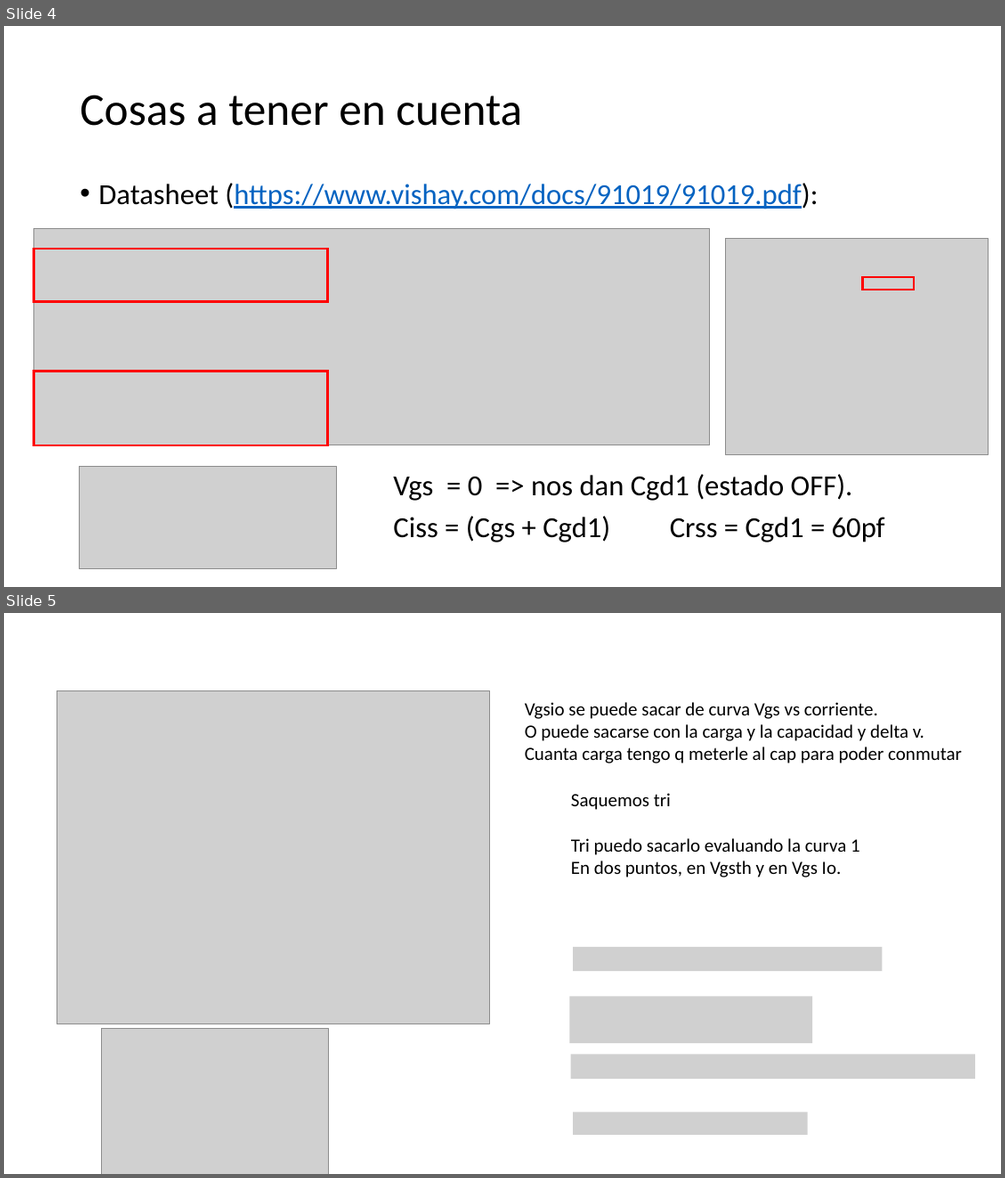
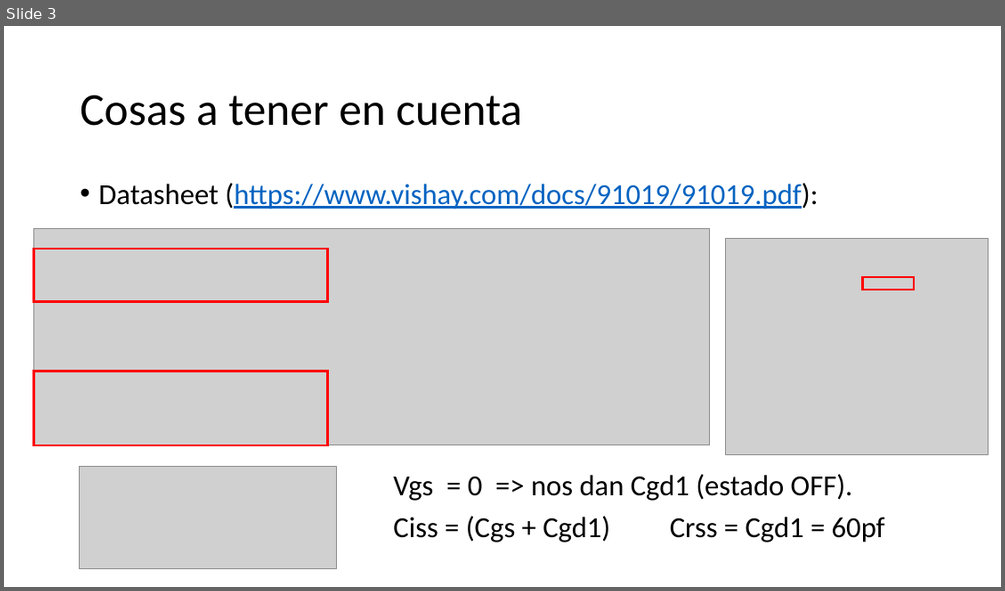
Before and after one commit to jmestanza/potencia, a slide deck: TP1/Ejercicio1/Potencia Ejercicio 1.pptx. Shown one above the other, each under a label of ours: slides 4 and 5 before the commit, slide 3 after it. The pictures are 1005x1178 and 1005x591 pixels, drawn with LibreOffice and Linux fonts; fonts in the diff are those of the drawing; grey boxes stand for pictures. Boxes give left, top, right and bottom in pixels: in the first picture for what was removed or moved away, otherwise in the second. Text is boxed around its words. In the diff, an @@ line names an element or a change of style, - is before the commit and + after.

```diff
--- a/TP1/Ejercicio1/Potencia Ejercicio 1.pptx
+++ b/TP1/Ejercicio1/Potencia Ejercicio 1.pptx
@@ slide 5 removed at [4, 613, 1001, 1174], background #FFFFFF @@
@@ picture removed at [57, 690, 490, 1022] @@
@@ text removed at [525, 702, 962, 763] @@
-Vgsio se puede sacar de curva Vgs vs corriente.
-O puede sacarse con la carga y la capacidad y delta v.
-Cuanta carga tengo q meterle al cap para poder conmutar
@@ text removed at [571, 793, 860, 877] @@
-Saquemos tri
-Tri puedo sacarlo evaluando la curva 1
-En dos puntos, en Vgsth y en Vgs Io.
@@ picture removed at [573, 947, 882, 971] @@
@@ picture removed at [569, 996, 812, 1043] @@
@@ picture removed at [101, 1028, 328, 1174] @@
@@ picture removed at [571, 1054, 975, 1078] @@
@@ picture removed at [573, 1111, 808, 1135] @@
@@ what was slide 4 is now slide 3 @@
```
Also in this commit, not shown: 3 slides changed, 10 slides added, 7 other slides removed, 5 other files.
